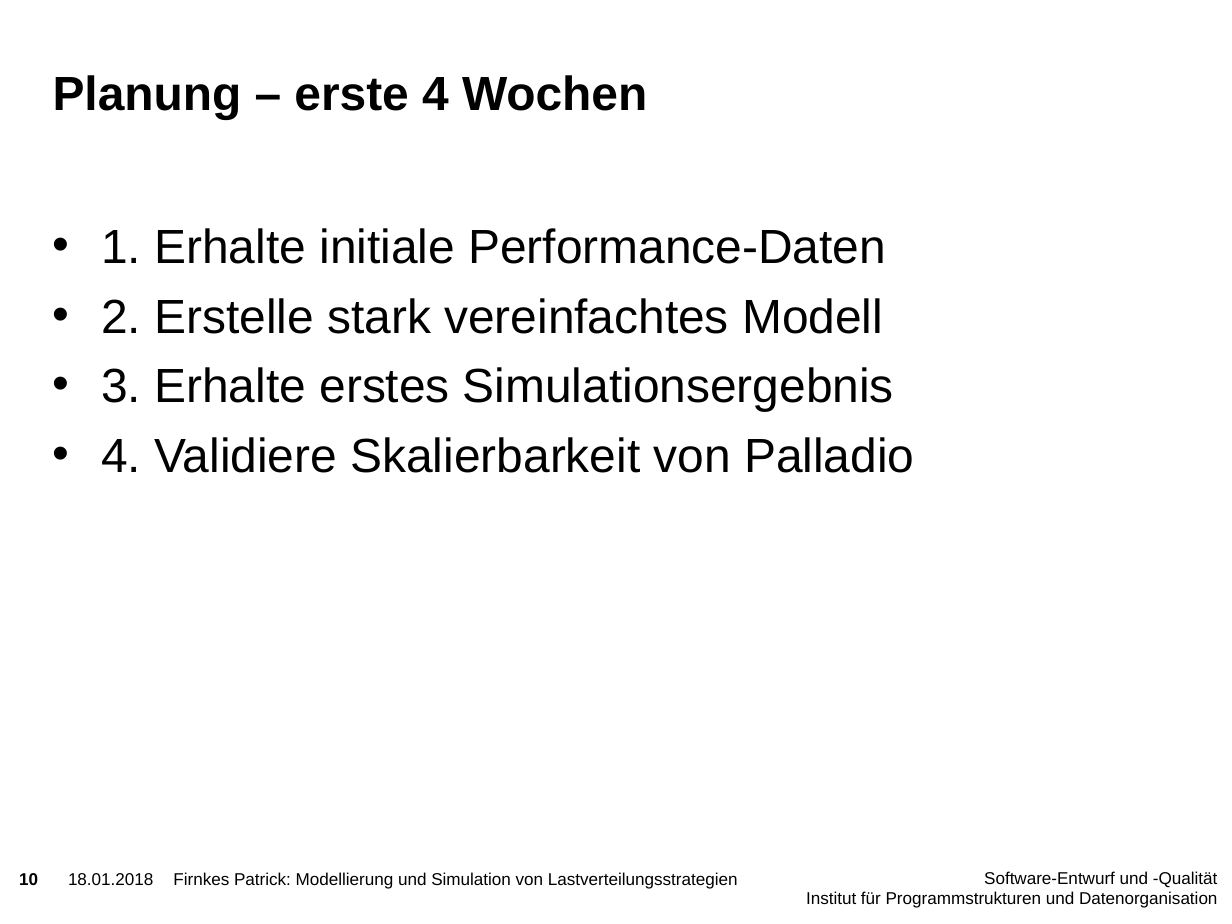
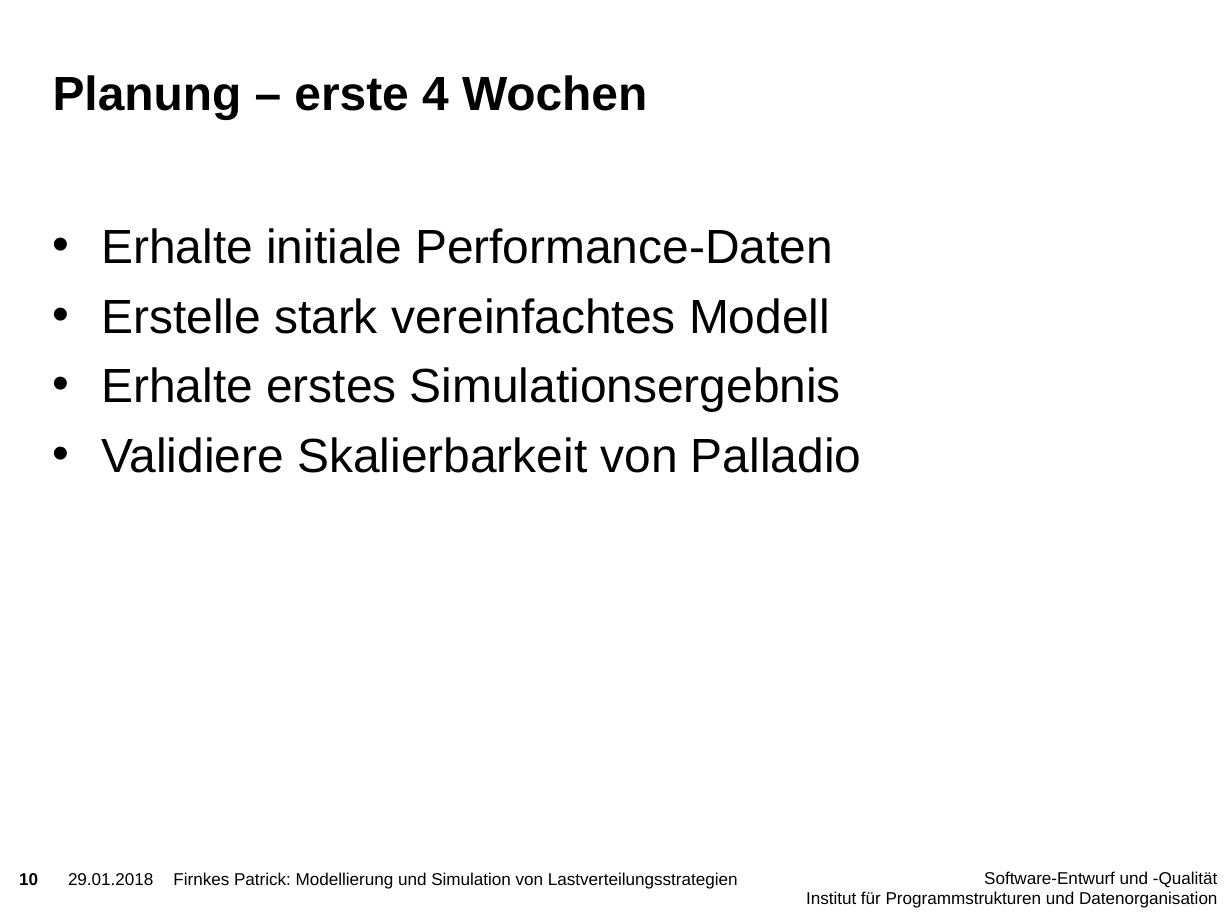
Before and after one commit to PatFirn/wlcg-loadbalancing, a slide deck: slide 10 of presentations/projekt-vorstellung.pptx. Drawn at 1232x924 pixels with LibreOffice and Linux fonts; fonts in the diff are those of the drawing; background and template pictures are left out. Boxes give left, top, right and bottom in pixels: in the first picture for what was removed or moved away, otherwise in the second. Text is boxed around its words. In the diff, an @@ line names an element or a change of style, - is before the commit and + after.

```diff
--- a/presentations/projekt-vorstellung.pptx
+++ b/presentations/projekt-vorstellung.pptx
@@ text at (101, 228, 861, 473): text changed @@
-• 1. Erhalte initiale Performance-Daten
-• 2. Erstelle stark vereinfachtes Modell
-• 3. Erhalte erstes Simulationsergebnis
-• 4. Validiere Skalierbarkeit von Palladio
+• Erhalte initiale Performance-Daten
+• Erstelle stark vereinfachtes Modell
+• Erhalte erstes Simulationsergebnis
+• Validiere Skalierbarkeit von Palladio
@@ text at (68, 873, 153, 885): text changed @@
-18.01.2018
+29.01.2018
```
Also in this commit, not shown: 17 other slides changed.
